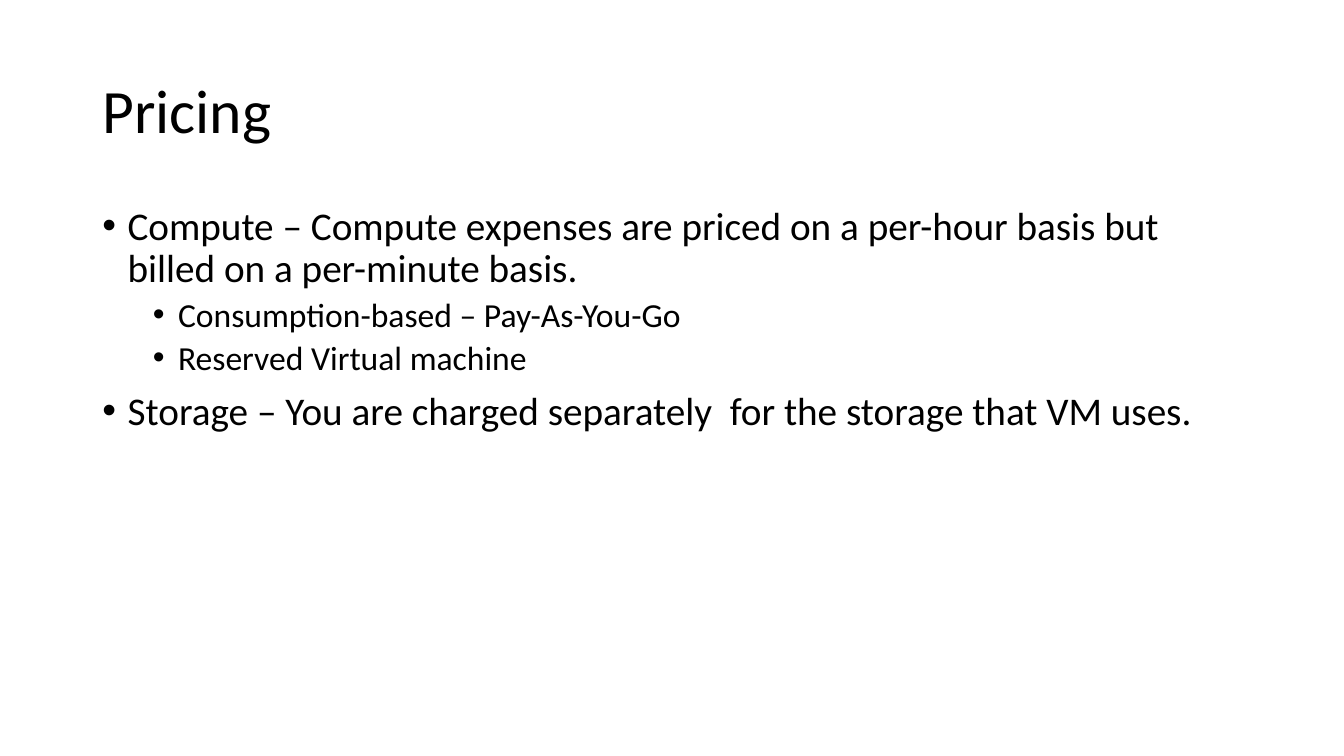
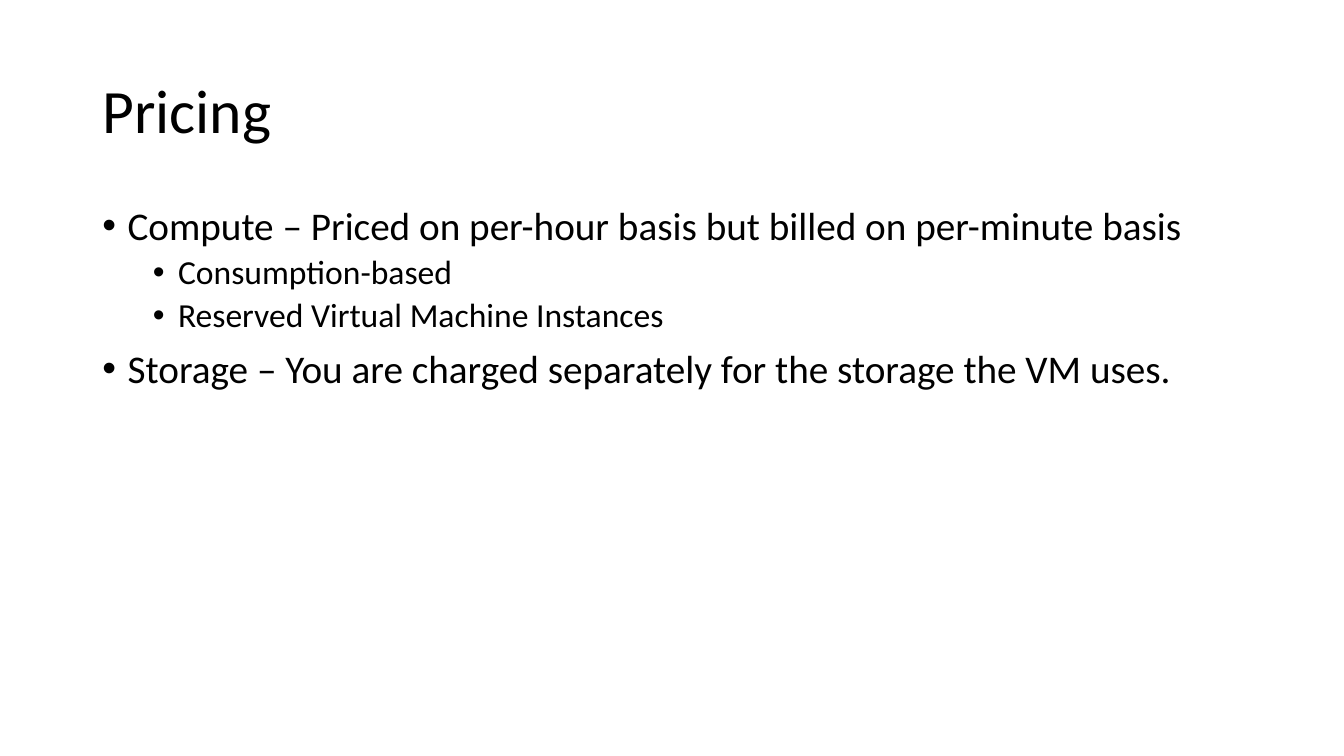
Before and after one commit to ayushrathi15/9July-AZ104, a slide deck: slide 7 of Azure Virtual Machines.pptx. Drawn at 1344x756 pixels with LibreOffice and Linux fonts; fonts in the diff are those of the drawing. Boxes give left, top, right and bottom in pixels: in the first picture for what was removed or moved away, otherwise in the second. Text is boxed around its words. In the diff, an @@ line names an element or a change of style, - is before the commit and + after.

Commit message:
Day 3

```diff
--- a/Azure Virtual Machines.pptx
+++ b/Azure Virtual Machines.pptx
@@ text at [128,212,1181,390]: text changed @@
-• Compute – Compute expenses are priced on a per-hour basis but billed on a per-minute basis.
-  • Consumption-based – Pay-As-You-Go
-  • Reserved Virtual machine
-• Storage – You are charged separately for the storage that VM uses.
+• Compute – Priced on per-hour basis but billed on per-minute basis
+  • Consumption-based
+  • Reserved Virtual Machine Instances
+• Storage – You are charged separately for the storage the VM uses.
```
Also in this commit, not shown: 13 other slides changed, 9 slides added, 1 slide removed.
